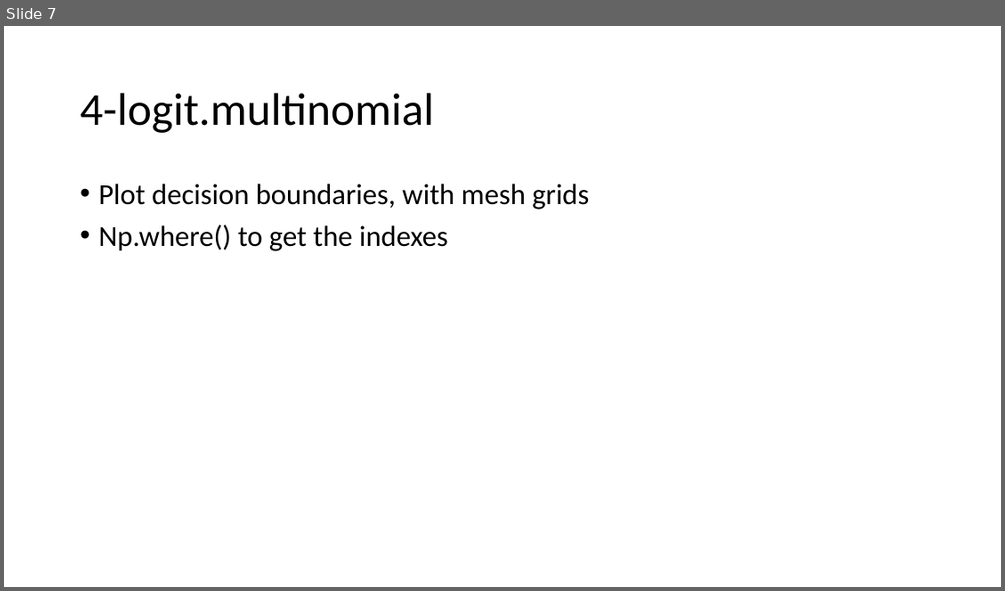
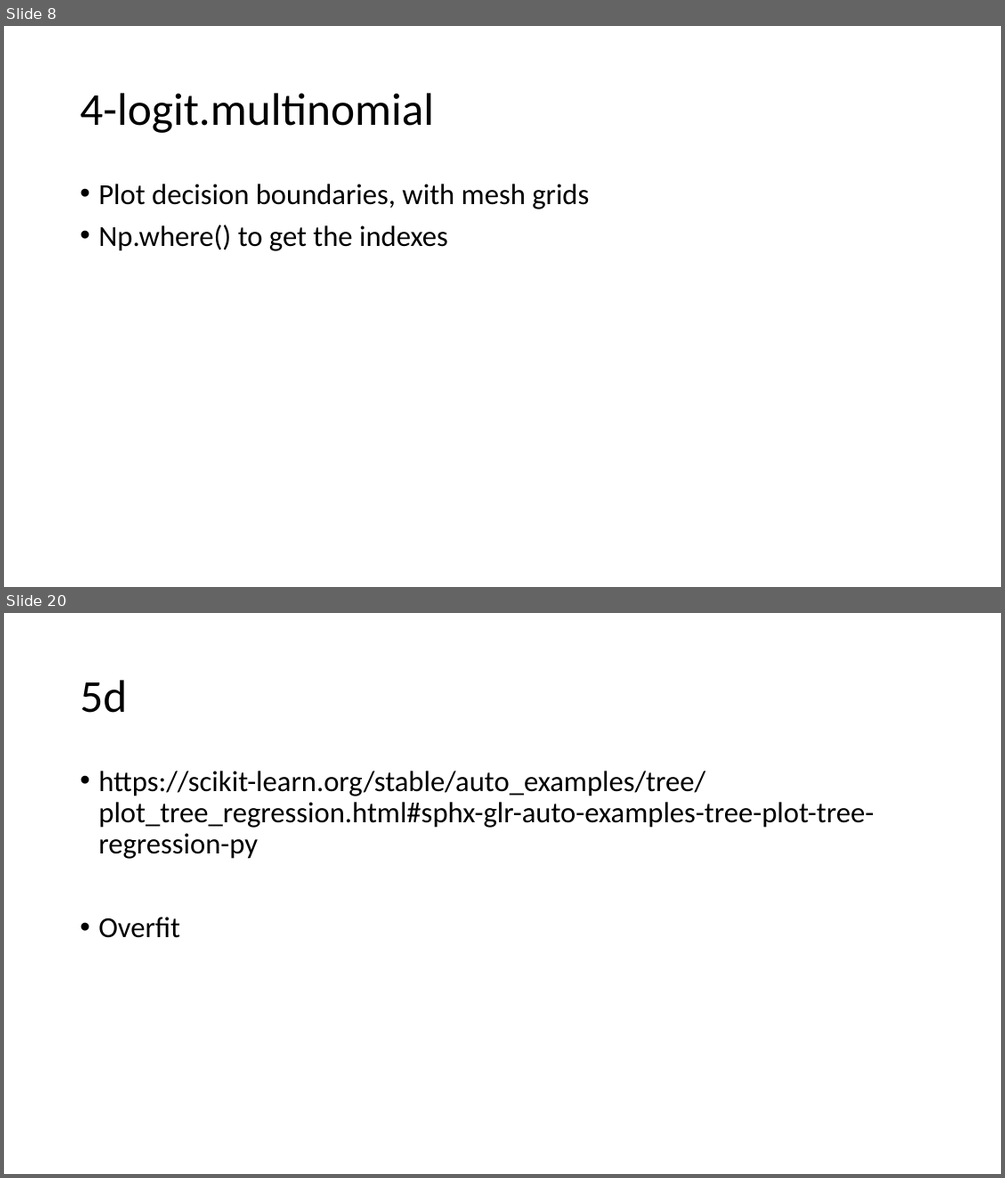
Before and after one commit to FranzGH/IoT_ML, a slide deck: Sklearn-UG.pptx. Shown one above the other, each under a label of ours: slide 7 before the commit, slides 8 and 20 after it; the slides between them are not shown. The pictures are 1005x591 and 1005x1178 pixels, drawn with LibreOffice and Linux fonts; fonts in the diff are those of the drawing. Boxes give left, top, right and bottom in pixels: in the first picture for what was removed or moved away, otherwise in the second. Text is boxed around its words. In the diff, an @@ line names an element or a change of style, - is before the commit and + after.

```diff
--- a/Sklearn-UG.pptx
+++ b/Sklearn-UG.pptx
@@ slide 20 added at (x1=4, y1=613, x2=1001, y2=1174), background #FFFFFF @@
@@ title added at (x1=80, y1=680, x2=127, y2=713), 44 pt, text #000000 @@
+5d
@@ text added at (x1=98, y1=771, x2=874, y2=938), 28 pt, text #000000 @@
+• https://scikit-learn.org/stable/auto_examples/tree/plot_tree_regression.html#sphx-glr-auto-examples-tree-plot-tree-regression-py
+• Overfit
@@ what was slide 7 is now slide 8 @@
```
Also in this commit, not shown: 28 other slides added, 16 other files.
